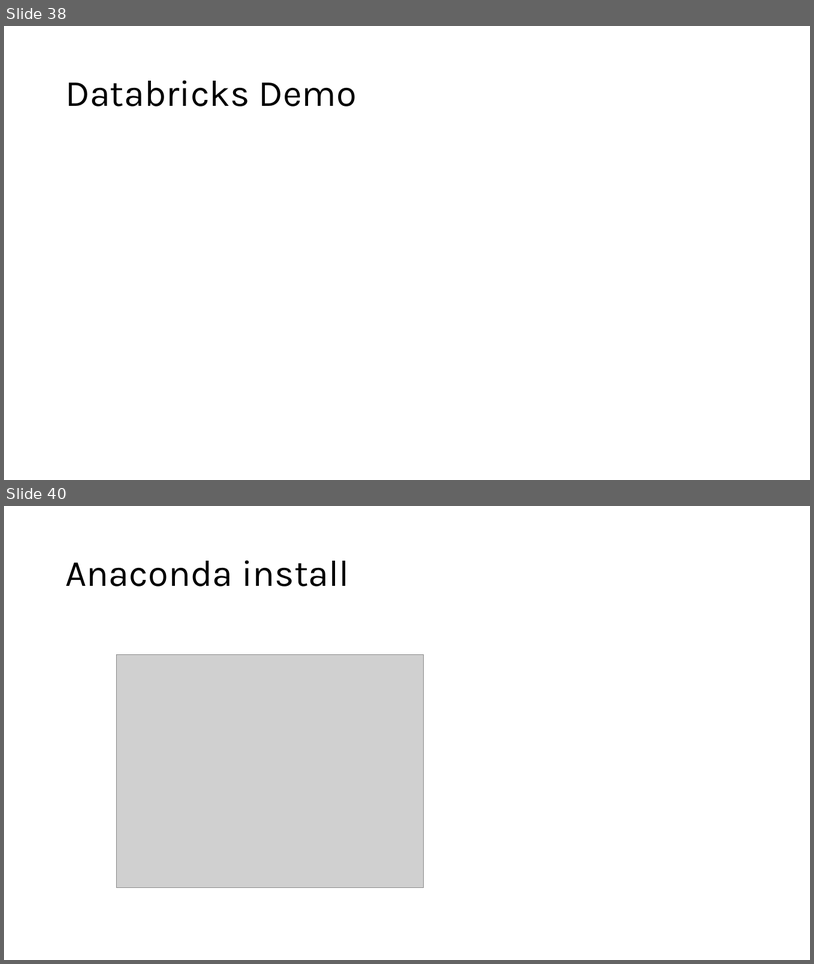
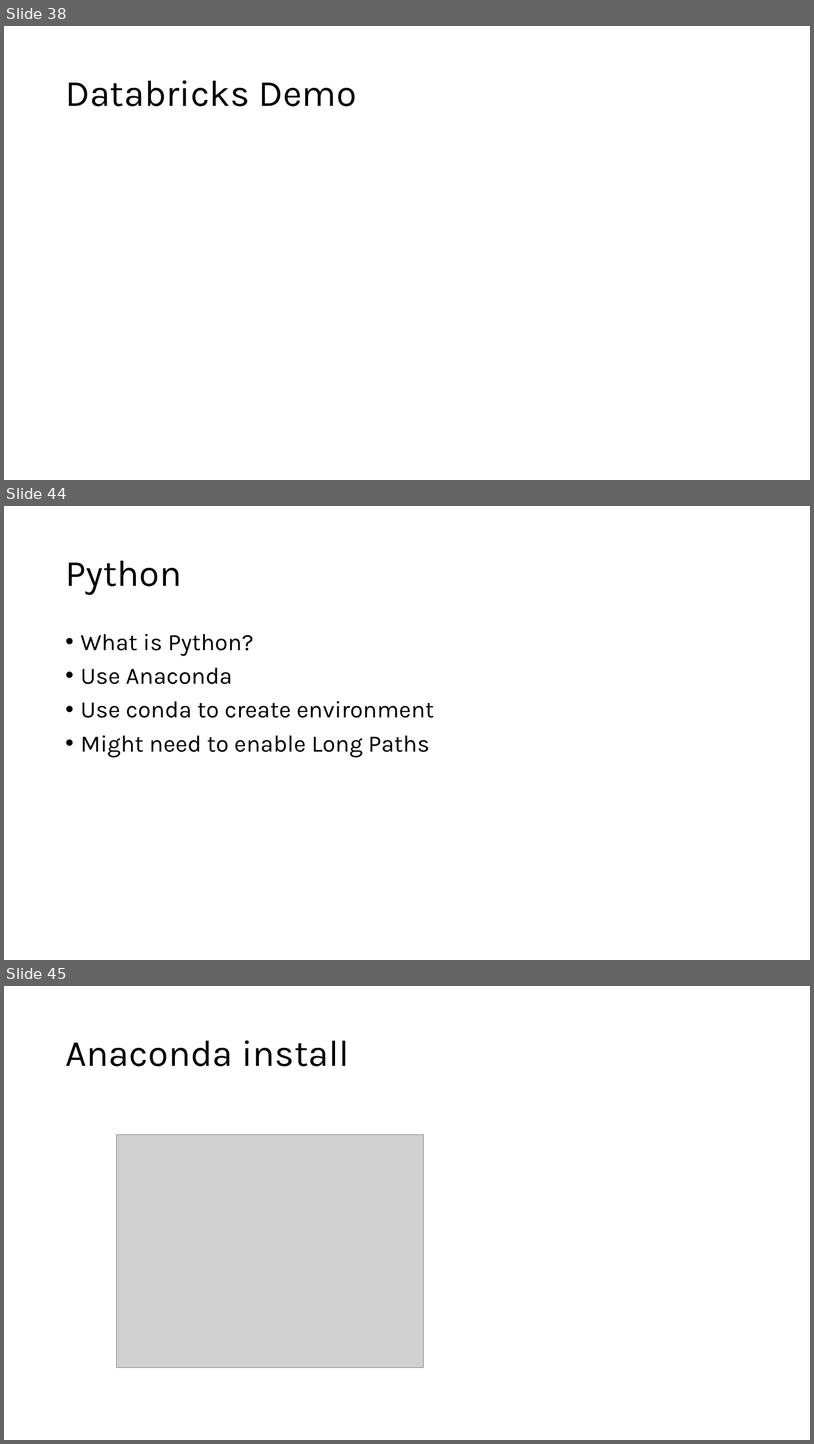
Before and after one commit to phil-a10/Talks, a slide deck: Data Engineering Using Free Tools/Learn Data Engineering For Free.pptx. Shown one above the other, each under a label of ours: slides 38 and 40 before the commit, slides 38, 44 and 45 after it; the slides between them are not shown. The pictures are 814x964 and 814x1444 pixels, drawn with LibreOffice and Linux fonts; fonts in the diff are those of the drawing; grey boxes stand for pictures. Boxes give left, top, right and bottom in pixels: in the first picture for what was removed or moved away, otherwise in the second. Text is boxed around its words. In the diff, an @@ line names an element or a change of style, - is before the commit and + after.

```diff
--- a/Data Engineering Using Free Tools/Learn Data Engineering For Free.pptx
+++ b/Data Engineering Using Free Tools/Learn Data Engineering For Free.pptx
@@ slide 44 added at <box>4,506,810,960</box>, background #FFFFFF @@
@@ title added at <box>65,561,182,595</box>, 44 pt, text #000000 @@
+Python
@@ text added at <box>81,634,434,757</box>, 28 pt, text #000000 @@
+• What is Python?
+• Use Anaconda
+• Use conda to create environment
+• Might need to enable Long Paths
@@ what was slide 40 is now slide 45 @@
```
Also in this commit, not shown: 4 slides changed, 12 other slides added, 2 other files.
